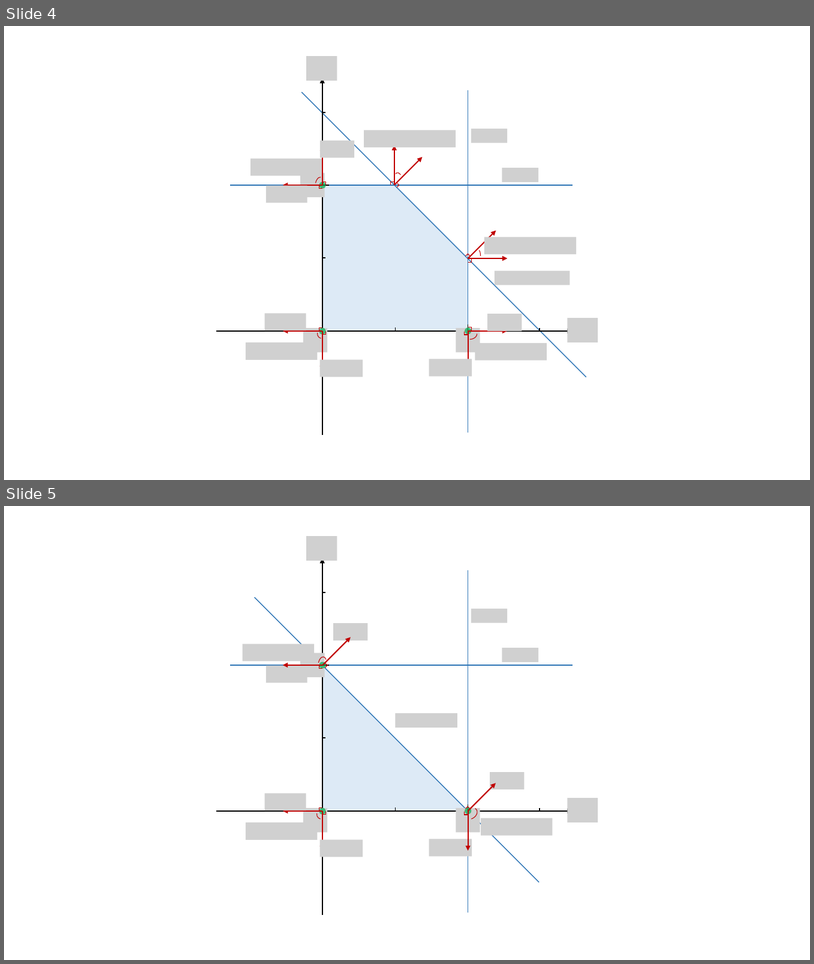
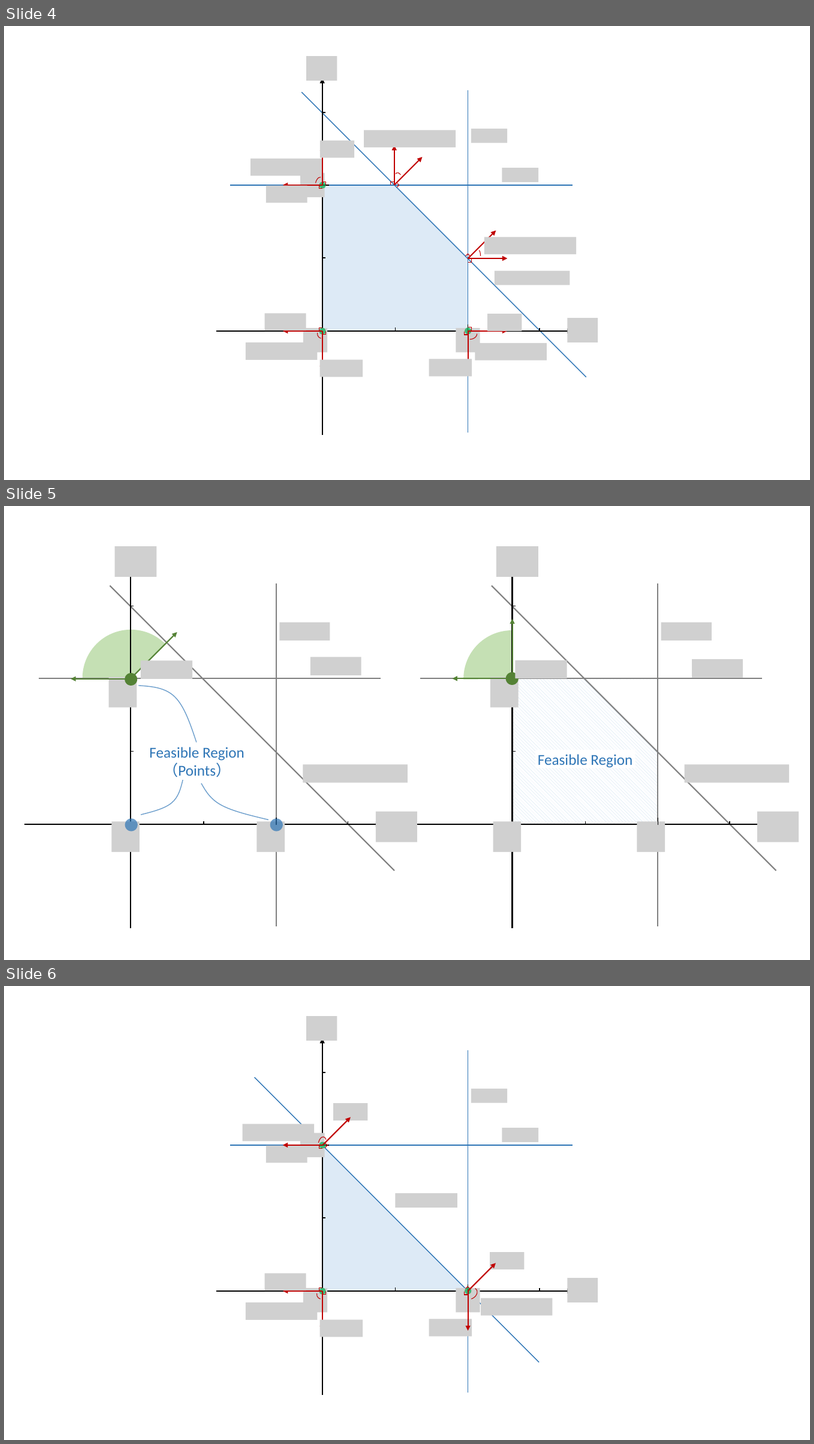
Before and after one commit to khalil-research/CaVE, a slide deck: images/axis.pptx. Shown one above the other, each under a label of ours: slides 4 and 5 before the commit, slides 4, 5 and 6 after it. The pictures are 814x964 and 814x1444 pixels, drawn with LibreOffice and Linux fonts; fonts in the diff are those of the drawing; grey boxes stand for pictures. Boxes give left, top, right and bottom in pixels: in the first picture for what was removed or moved away, otherwise in the second. Text is boxed around its words. In the diff, an @@ line names an element or a change of style, - is before the commit and + after.

```diff
--- a/images/axis.pptx
+++ b/images/axis.pptx
@@ slide 5 added at [4, 506, 810, 960], background #FFFFFF @@
@@ group added at [24, 547, 800, 928]: 18 lines, 18 pictures, 8 arrows, 4 ellipses, 3 freeform shapes, 2 pie slice (boxed as its full ellipse)s, 2 triangles, 2 texts, 1 rectangle @@
+Feasible Region
+Feasible Region
+（Points）
@@ what was slide 5 is now slide 6 @@
```
Also in this commit, not shown: 2 other files.
